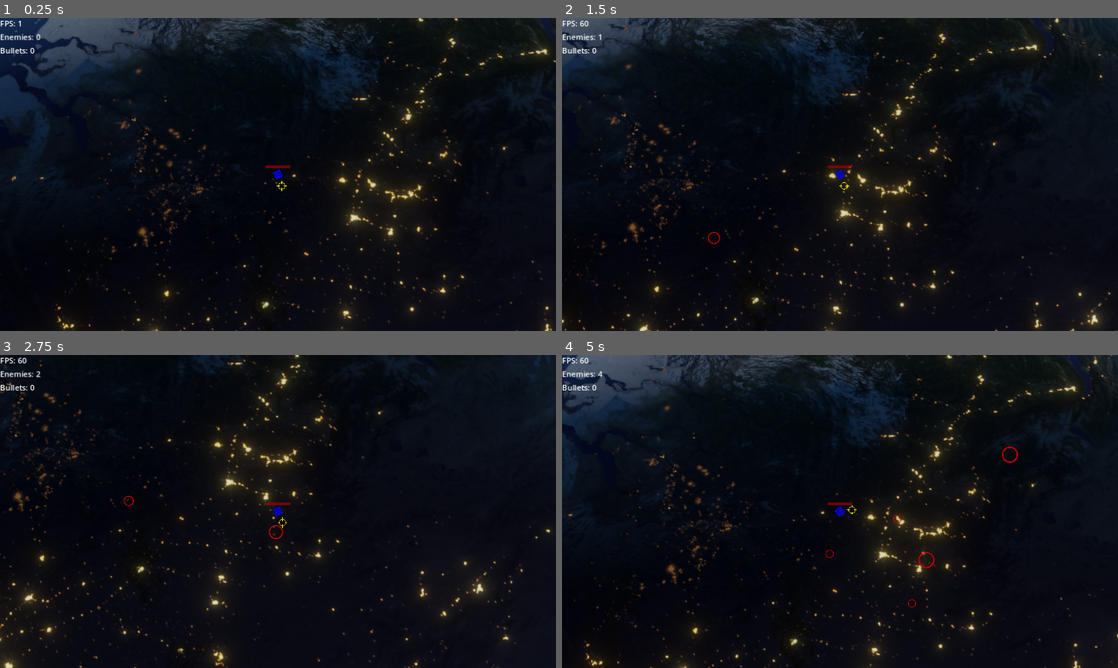
Above: before the commit, frames 1-4 (two rows, left to right).
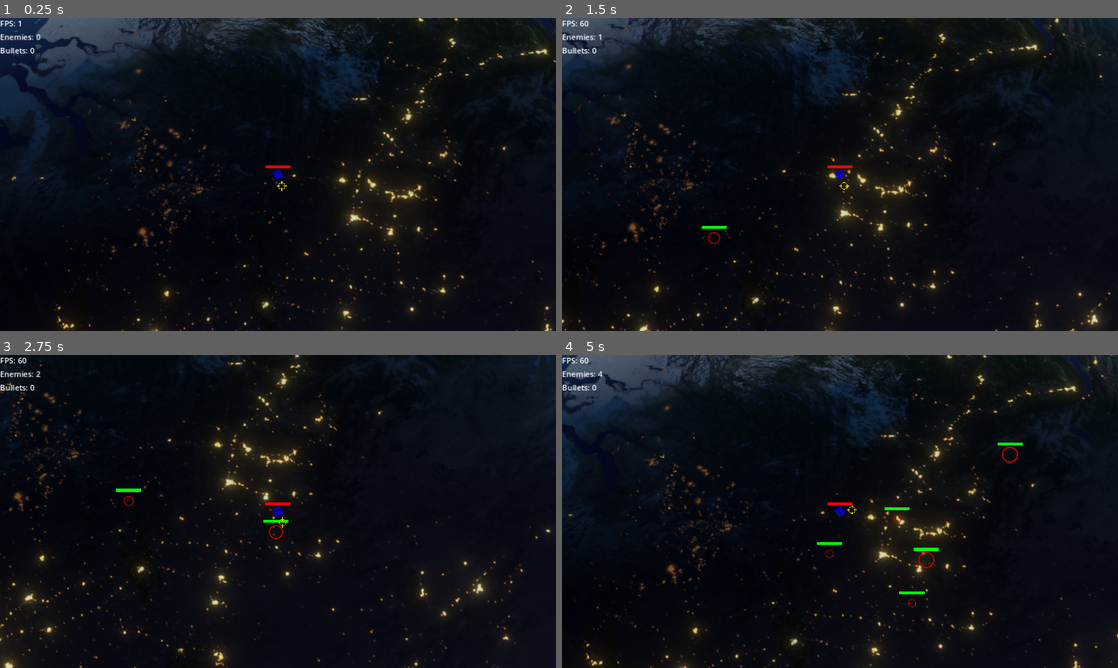
Above: after the commit, the same moments.

Repository: sebszczec/Bambo
Game: Godot game, scene res://scenes/world.tscn
The game is run twice, just before and just after one commit, with the same random seed, the same clock (stepped at 60 frames per second) and the same inputs.
Inputs:
- Up to frame 1 (0.25 s): no input
- Up to frame 2 (1.5 s): tap Enter at 0.5 s; hold Right (ui_right) 0.53-1.28 s; hold Down (ui_down) from 1.28 s (still down)
- Up to frame 3 (2.75 s): release Down (ui_down) at 2.03 s; hold Right (ui_right) from 2.03 s (still down)
- Up to frame 4 (5 s): release Right (ui_right) at 2.78 s; hold Up (ui_up) 2.78-3.53 s; hold Left (ui_left) from 3.53 s (still down)

The runs differ from the first frame. In frame 1, less than 0.1% of the frame differs, in the area x 47-53%, y 47-48%; in frame 2, less than 0.1%; in frame 3, 0.1%; in frame 4, 0.3%, in the area x 45-83%, y 28-77%.

Commit message:
life bars added for enemies

Diff:
--- a/scenes/ball_enemy.tscn
+++ b/scenes/ball_enemy.tscn
@@ -1,7 +1,8 @@
-[gd_scene load_steps=5 format=3 uid="uid://ca6sxsibqlyef"]
+[gd_scene load_steps=6 format=3 uid="uid://ca6sxsibqlyef"]
 
 [ext_resource type="Script" path="res://scripts/BallEnemy.gd" id="1_lo5sg"]
 [ext_resource type="Texture2D" uid="uid://tju24jdhjg17" path="res://resources/kenney_particle_pack/circle_02.png" id="2_r5nxe"]
+[ext_resource type="PackedScene" uid="uid://dpm6hiryffgjp" path="res://scenes/life_bar.tscn" id="3_o04pc"]
 
 [sub_resource type="CircleShape2D" id="CircleShape2D_2h81d"]
 radius = 7.0
@@ -26,6 +27,10 @@
 [node name="NavigationAgent2D" type="NavigationAgent2D" parent="."]
 avoidance_enabled = true
 
+[node name="LifeBar" parent="." instance=ExtResource("3_o04pc")]
+offset_top = -25.0
+offset_bottom = -19.0
+
 [node name="HitBox" type="Area2D" parent="." groups=["Enemy"]]
 
 [node name="HitBoxCollisionShape" type="CollisionShape2D" parent="HitBox"]
@@ -34,3 +39,4 @@
 [connection signal="timeout" from="ResizeTimer" to="." method="_on_resize_timer_timeout"]
 [connection signal="navigation_finished" from="NavigationAgent2D" to="." method="_on_navigation_agent_2d_navigation_finished"]
 [connection signal="velocity_computed" from="NavigationAgent2D" to="." method="_on_navigation_agent_2d_velocity_computed"]
+[connection signal="area_entered" from="HitBox" to="." method="_on_hit_box_area_entered"]
--- /dev/null
+++ b/scenes/life_bar.tscn
@@ -0,0 +1,13 @@
+[gd_scene load_steps=2 format=3 uid="uid://dpm6hiryffgjp"]
+
+[ext_resource type="Script" path="res://scripts/life_bar.gd" id="1_5bs7a"]
+
+[node name="LifeBar" type="ProgressBar"]
+offset_left = -26.0
+offset_top = -19.0
+offset_right = 26.0
+offset_bottom = -13.0
+step = -1.0
+value = 100.0
+show_percentage = false
+script = ExtResource("1_5bs7a")
--- a/scenes/player.tscn
+++ b/scenes/player.tscn
@@ -1,8 +1,9 @@
-[gd_scene load_steps=7 format=3 uid="uid://cl0ta7xxx5arv"]
+[gd_scene load_steps=8 format=3 uid="uid://cl0ta7xxx5arv"]
 
 [ext_resource type="Script" path="res://scripts/Player.gd" id="1_yf2p4"]
 [ext_resource type="Texture2D" uid="uid://be2351h11qup6" path="res://resources/kenney_particle_pack/window_04.png" id="2_fn6ev"]
 [ext_resource type="Texture2D" uid="uid://bh23cnn2smugk" path="res://resources/kenney_particle_pack/magic_03.png" id="3_raa0x"]
+[ext_resource type="PackedScene" uid="uid://dpm6hiryffgjp" path="res://scenes/life_bar.tscn" id="4_ajyqe"]
 
 [sub_resource type="CanvasItemMaterial" id="CanvasItemMaterial_0mn65"]
 
@@ -36,15 +37,7 @@
 
 [node name="Camera2D" type="Camera2D" parent="."]
 
-[node name="LifeBar" type="ProgressBar" parent="."]
-modulate = Color(1, 0, 0, 1)
-offset_left = -26.0
-offset_top = -19.0
-offset_right = 26.0
-offset_bottom = -13.0
-step = -1.0
-value = 100.0
-show_percentage = false
+[node name="LifeBar" parent="." instance=ExtResource("4_ajyqe")]
 
 [node name="LifeBox" type="Area2D" parent="." groups=["player"]]
 
--- a/scripts/BallEnemy.gd
+++ b/scripts/BallEnemy.gd
@@ -4,14 +4,17 @@
 @onready var resizeTimer = $ResizeTimer
 @onready var collisionShape = $CollisionShape2D
 @onready var hitBoxCollisionshape = $HitBox/HitBoxCollisionShape
+@onready var lifeBar = $LifeBar
 
 @export var ResizeSpeed = 0.05
 @export_category("Movemement")
-@export var Speed = 2
+@export var Speed = 3000
 @export var Acceleration = 0.1
 @export var Damage = 10
 @export var IsDamageOverTime = true
 @export var DamageTickTime = 0.5
+@export var ShowLifeBar = true
+@export var Life = 100
 
 @onready var agent = $NavigationAgent2D
 
@@ -22,6 +25,8 @@
 func _ready():
 	set_physics_process(false)
 	call_deferred("skip_frame")
+	lifeBar.setColor(Color(0, 255, 0))
+	lifeBar.visible = ShowLifeBar
 
 	resizeTimer.start()
 
@@ -51,7 +56,7 @@
 		next_position = agent.get_next_path_position()
 
 	var direction = global_position.direction_to(next_position)
-	var vel = direction * 3000 * delta
+	var vel = direction * Speed * delta
 
 	agent.velocity = vel
 
@@ -70,3 +75,22 @@
 func _on_navigation_agent_2d_velocity_computed(safe_velocity: Vector2) -> void:
 	velocity = velocity.move_toward(safe_velocity, 100)
 	move_and_slide()
+
+
+func _on_hit_box_area_entered(area: Area2D) -> void:
+	if area.is_in_group("Bullet"):
+		var bullet = area.get_parent()
+
+		if handleDamage(bullet.Damage) == false:
+			queue_free()
+			pass # handle enemy killed
+
+
+func handleDamage(damage):
+	Life = Life - damage
+	lifeBar.setValue(Life)
+
+	if Life == 0:
+		return false
+
+	return true
--- a/scripts/Bullet.gd
+++ b/scripts/Bullet.gd
@@ -1,6 +1,7 @@
 extends StaticBody2D
 
 @export var Speed = 20
+@export var Damage = 20
 
 @onready var lifeTimer = $LifeTimer
 
--- a/scripts/Player.gd
+++ b/scripts/Player.gd
@@ -3,7 +3,7 @@
 @onready var satelite = $Satelite
 @onready var mainBody = $MainBody
 @onready var camera = $Camera2D
-@onready var life_bar = $LifeBar
+@onready var lifeBar = $LifeBar
 
 @export_category("Player")
 @export var PlayerMaxVelocity = 200
@@ -14,6 +14,7 @@
 @export var SateliteRadius = 25
 @export var PlayerRotationSpeed = 5
 @export var ShowLifeBar = true
+@export var Life = 100
 
 @export_category("Camera")
 @export var ZoomFactor = 0.2
@@ -30,7 +31,10 @@
 var timers = {}
 
 func _ready() -> void:
-	life_bar.visible = ShowLifeBar
+	lifeBar.setColor(Color(255, 0, 0))
+
+	lifeBar.setMaxValue(Life)
+	lifeBar.visible = ShowLifeBar
 
 func _physics_process(delta):
 	handleZoom()
@@ -104,9 +108,8 @@
 		var enemy = area.get_parent()
 		var id = enemy.get_instance_id()
 
-		life_bar.value = life_bar.value - enemy.Damage
-		if life_bar.value == 0:
-			pass # handle end of the game
+		if handleDamage(enemy.Damage) == false:
+			pass # handle dead of player
 
 		if enemy.IsDamageOverTime == true:
 			var timer = Timer.new()
@@ -120,11 +123,18 @@
 
 
 func _on_take_damage_timeout(enemy):
-	life_bar.value = life_bar.value - enemy.Damage
+	if handleDamage(enemy.Damage) == false:
+		pass # handle dead of player
 
-	if life_bar.value == 0:
-		pass # handle end of the game
 
+func handleDamage(damage):
+	Life = Life - damage
+	lifeBar.setValue(Life)
+
+	if Life == 0:
+		return false
+
+	return true
 
 func _on_life_box_area_exited(area: Area2D) -> void:
 	if area.is_in_group("Enemy"):
--- /dev/null
+++ b/scripts/life_bar.gd
@@ -0,0 +1,21 @@
+extends ProgressBar
+
+var style = StyleBoxFlat.new()
+
+# Called when the node enters the scene tree for the first time.
+func _ready() -> void:
+	add_theme_stylebox_override("fill", style)
+
+
+# Called every frame. 'delta' is the elapsed time since the previous frame.
+func _process(_delta: float) -> void:
+	pass
+
+func setMaxValue(val):
+	self.max_value = val
+
+func setValue(val):
+	self.value = val
+
+func setColor(color: Color):
+	style.bg_color = color
